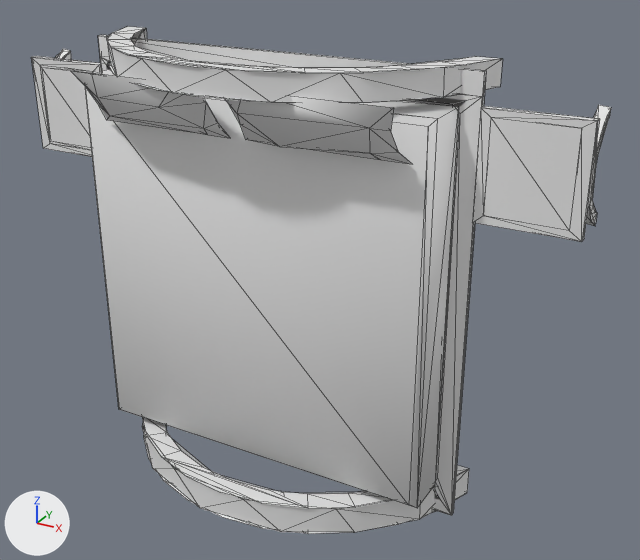
Renders of the OBJ model datasets/ModelNet9/bed/train/bed_0019.obj from each side of a commit.
Camera for both pictures: a 50 mm lens placed at (0.733, -1.119, 0.596), pointed at (0.088, 0.054, 0.009). The axes (+X, +Y, +Z) are drawn at lower left. The lights are the same throughout. Mesh edges are drawn as thin lines. Where no turn or scale is listed for an object, it has been applied to the vertices. Vertices at the same position are counted once.

The first picture shows 'bed_0019'.
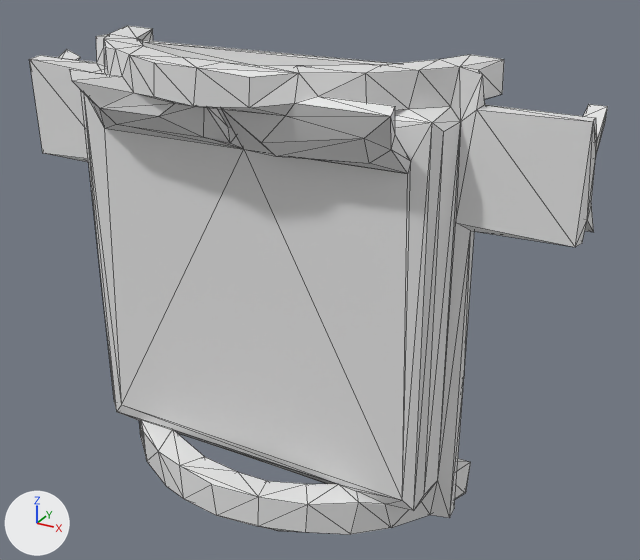
The change, as JSON lines over the scene's bpy script:
```json
{"block": "me_bed_0019", "where": "# used by ob_bed_0019; location = (0.0, 0.0, 0.0)"}
{"op": "remove", "block": "me_bed_0019", "code": "me_bed_0019.from_pydata(...)  # 379 vertices, 477 faces; spans x -0.5..0.5, y -0.131..0.131, z -0.377..0.377"}
{"op": "add", "block": "me_bed_0019", "code": "me_bed_0019.from_pydata(...)  # 244 vertices, 500 faces; spans x -0.5..0.5, y -0.137..0.14, z -0.379..0.379"}
{"block": "me_bed_0019", "change": "me_bed_0019 part 1: the loose piece of 155 vertices spanning x -0.5..0.5, y 0.05..0.131, z -0.373..0.371 is rebuilt with 244 vertices and now spans x -0.5..0.5, y -0.137..0.14, z -0.379..0.379"}
{"block": "me_bed_0019", "change": "me_bed_0019 part 2: 10 loose pieces with 224 vertices, spanning x -0.5..0.5, y -0.131..0.131, z -0.377..0.377, are deleted"}
```

Where the change shows, as pixel boxes (x1, y1, x2, y2) in the pictures (640 x 560 px):
```json
{"object": "bed_0019", "change": "reshaped", "before": [31, 26, 611, 534], "after": [29, 25, 608, 535]}
{"part": 1, "of": "me_bed_0019", "change": "rebuilt", "before": [31, 35, 611, 516], "after": [29, 25, 608, 535], "on screen": "6% taller"}
{"part": 2, "of": "me_bed_0019", "change": "deleted", "before": [57, 26, 611, 534]}
```
